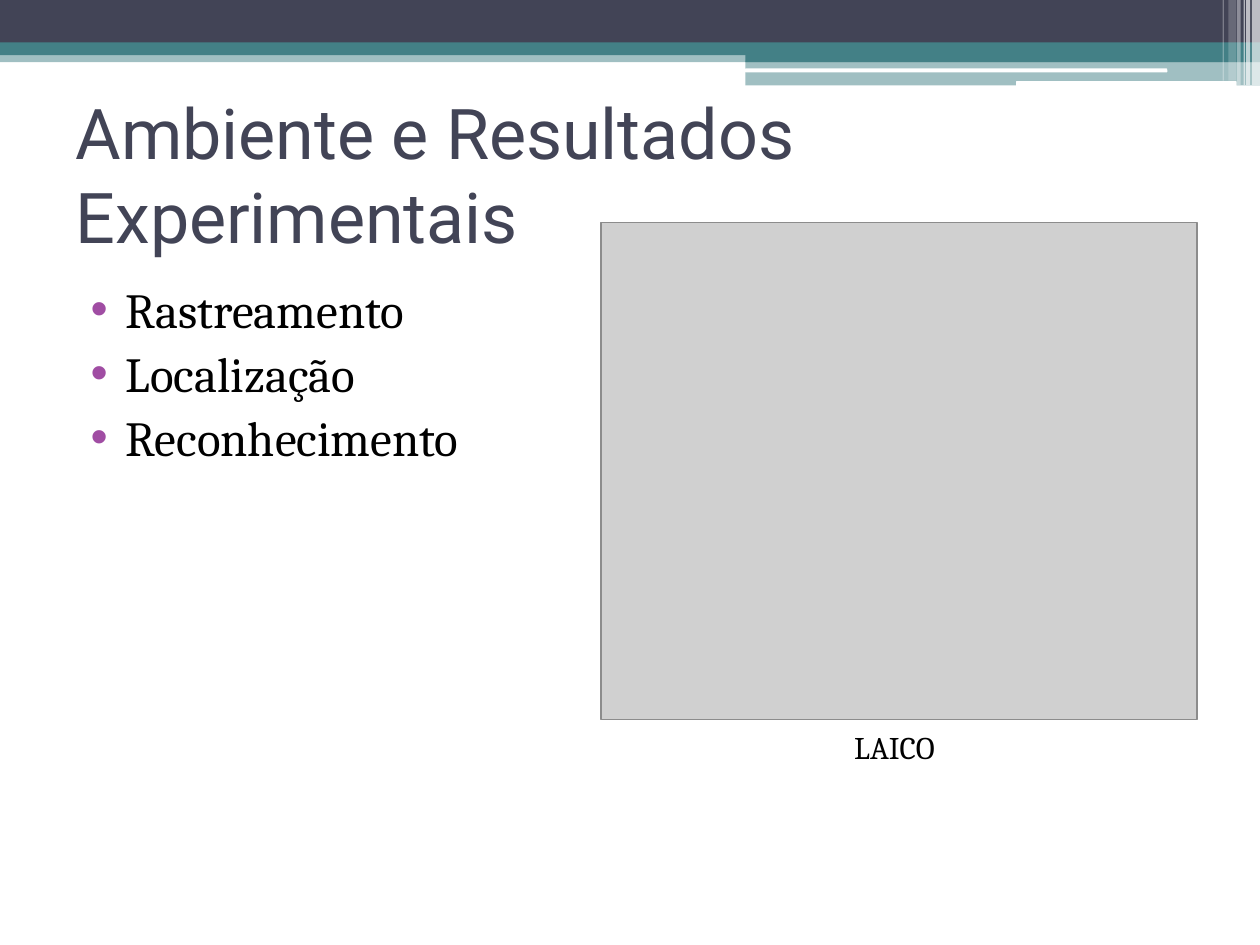
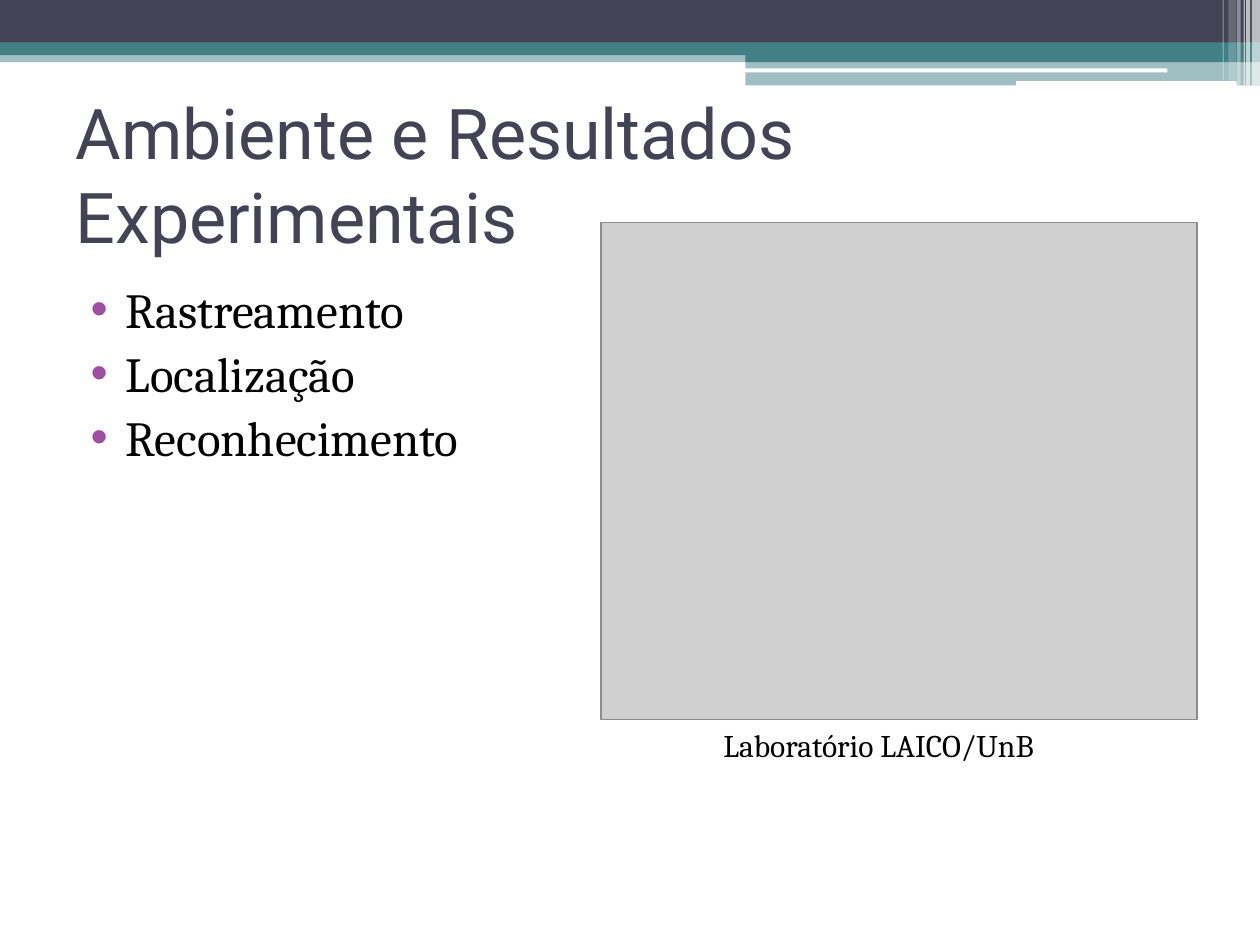
Before and after one commit to talesporto/Artigo-TRUE-SBCUP, a slide deck: slide 25 of apresentacao/ApresentacaoSBCUP.pptx (slide 33 before the commit). Drawn at 1260x945 pixels with LibreOffice and Linux fonts; fonts in the diff are those of the drawing; grey boxes stand for pictures. Boxes give left, top, right and bottom in pixels: in the first picture for what was removed or moved away, otherwise in the second. Text is boxed around its words. In the diff, an @@ line names an element or a change of style, - is before the commit and + after.

```diff
--- a/apresentacao/ApresentacaoSBCUP.pptx
+++ b/apresentacao/ApresentacaoSBCUP.pptx
@@ text at (x1=723, y1=735, x2=1033, y2=761): text changed @@
-LAICO
+Laboratório LAICO/UnB
```
Also in this commit, not shown: 14 other slides changed, 10 slides removed.
